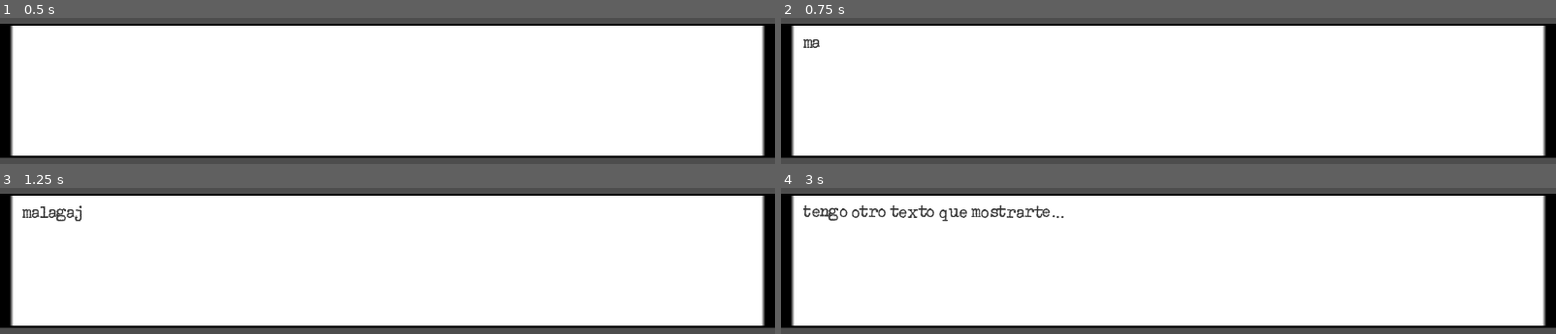
Above: before the commit, frames 1-4 (two rows, left to right).
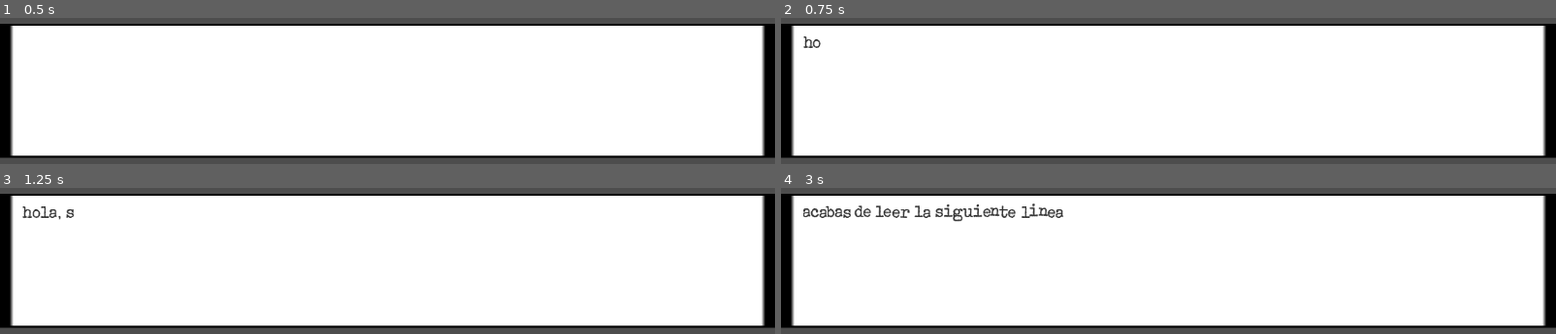
Above: after the commit, the same moments.

Repository: BigKevlar/MalagaGameJam2024
Game: Godot game, scene res://Scenes/prueba_dialogo_ui.tscn
Same seed, same stepped clock (60 frames per second), same inputs: the game is played once before the commit and once after it. The project has no main scene, so this scene is started directly.
Inputs (mouse positions are in pixels of both pictures, inside the frame that each line leads up to):
- Up to frame 1 (0.5 s): no input
- Up to frame 2 (0.75 s): tap Enter at 0.5 s; move the mouse to (outside the picture) at 0.52 s; press the mouse at (outside the picture) at 0.53 s
- Up to frame 3 (1.25 s): no input
- Up to frame 4 (3 s): move the mouse to (outside the picture) at 1.27 s; release the mouse at (outside the picture) at 1.28 s; click (outside the picture) at 1.35 s; move the mouse to (outside the picture) at 2.02 s; press the mouse at (outside the picture) at 2.03 s; move the mouse to (1129, 218) at 2.77 s; release the mouse at (1129, 218) at 2.78 s; click (1129, 218) at 2.85 s

Frame 1 is identical in both runs. In frame 2, 0.1% of the frame differs, in the area x 2-6%, y 12-21%; in frame 3, 0.4%; in frame 4, 1.8%, in the area x 2-37%, y 10-24%.

Commit message:
sistema dialogo txt

Diff:
--- a/Scripts/prueba_dialogo_ui.gd
+++ b/Scripts/prueba_dialogo_ui.gd
@@ -1,9 +1,17 @@
 extends Control
 
 @onready var rich_text_label = $TextureRect/RichTextLabel
-var texto : Array = ["malagajam", "tengo otro texto que mostrarte..."]
-var texto_index = -1
+var texto : Array = []
+@onready var mi_archivo : String = "res://Scripts/texto_juego.txt"
+var linea_archivo = -1
 var terminado = true
+
+func _ready():
+	var file = FileAccess.open(mi_archivo, FileAccess.READ)
+	while not file.eof_reached():
+		texto.append(file.get_line())
+	texto.remove_at(texto.size()-1)
+	file.close()
 
 func _input(event):
 	if event.is_action_pressed("LMB") and terminado:
@@ -17,10 +25,10 @@
 		terminar_texto()
 
 func escribir_texto():
-	texto_index += 1
+	linea_archivo += 1
 	var i = 0
-	while i < texto[texto_index].length() and not terminado:
-		rich_text_label.text += texto[texto_index][i]
+	while i < texto[linea_archivo].length() and not terminado:
+		rich_text_label.text += texto[linea_archivo][i]
 		await get_tree().create_timer(0.1).timeout
 		i += 1
 
@@ -29,4 +37,4 @@
 	rich_text_label.bbcode_text = "[shake rate=15.0 level=2 connected=1]"
 
 func terminar_texto():
-	rich_text_label.text += texto[texto_index]
+	rich_text_label.text += texto[linea_archivo]
Not shown, added: Scripts/texto_juego.txt
Not shown, added: Textures/Imágenes Polo Digital/ouija.png.import
Not shown, added: Textures/Imágenes Polo Digital/ouija.webp.import
Not shown, added: Scripts/tex4625.tmp
